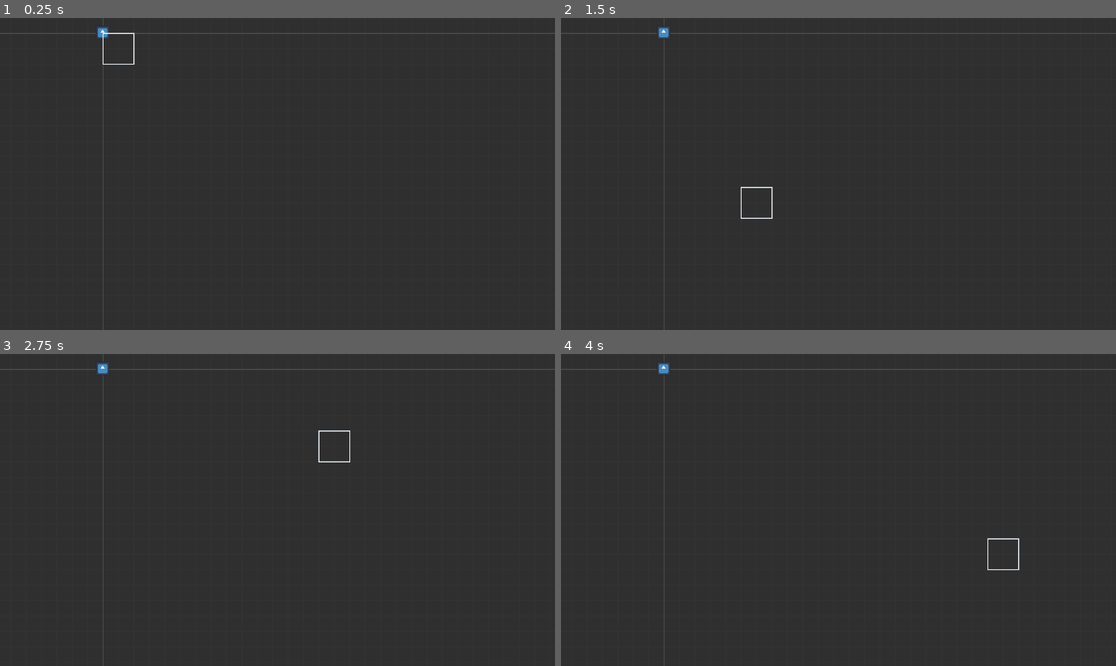
Above: before the commit, frames 1-4 (two rows, left to right).
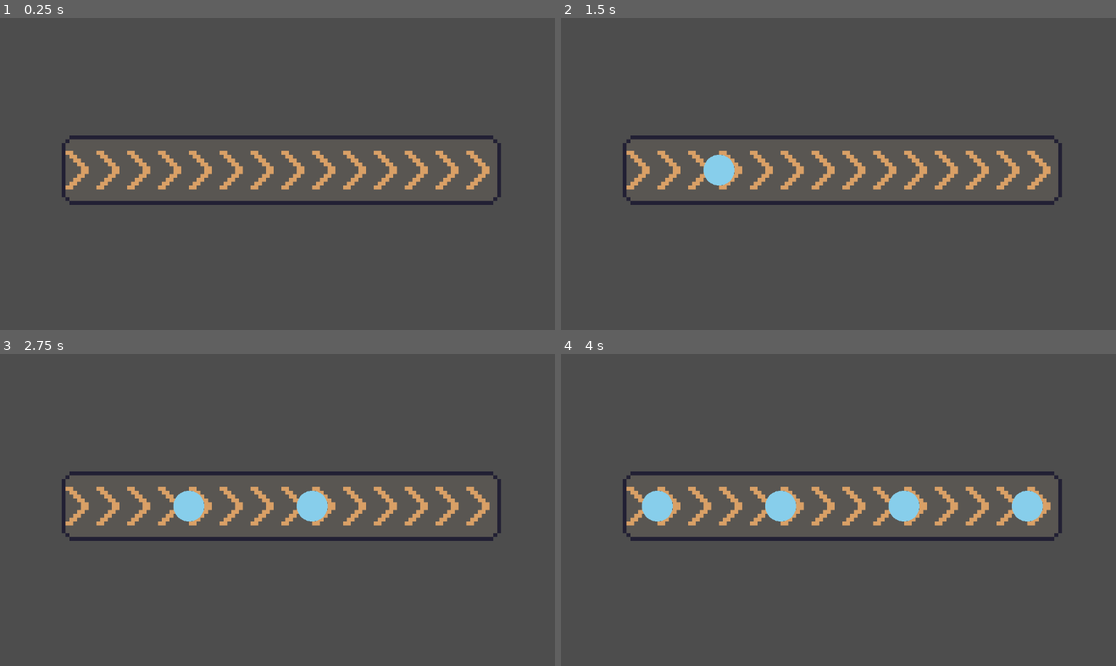
Above: after the commit, the same moments.

Repository: JACKADUX/godot-Factorio
Game: Godot game, scene res://modules/test/belt_test.tscn
Two runs of this game, one before a commit and one after it. Both use one fixed random seed, a clock stepped at 60 frames per second and the inputs below. Before the commit the project starts from res://scenes/world.tscn. The engine's default icon, where the game draws it, is replaced by a stand-in: a white triangle on a blue panel in a dark square.
Inputs (mouse positions are in pixels of both pictures, inside the frame that each line leads up to):
- Up to frame 1 (0.25 s): no input
- Up to frame 2 (1.5 s): tap Enter at 0.5 s; move the mouse to (960, 158) at 0.52 s; tap R at 0.6 s; click (960, 158) at 0.67 s; tap Space at 0.77 s; drag from (727, 189) to (810, 236) at 1.27 s
- Up to frame 3 (2.75 s): move the mouse to (333, 441) at 2.02 s; hold Ctrl from 2.03 s (still down); click (333, 441) at 2.17 s; tap R at 2.3 s
- Up to frame 4 (4 s): release Ctrl at 2.75 s; drag from (810, 572) to (672, 463) at 2.77 s; move the mouse to (1005, 556) at 3.52 s; tap R at 3.6 s; click (1005, 556) at 3.67 s; tap Space at 3.77 s

The runs differ from the first frame. In frame 1, 97% of the frame differs, in the area x 0-100%, y 0-100%; in frame 2, 97%; in frame 3, 97%; in frame 4, 97%.

Commit message:
transport belt test

Diff:
--- a/Factorio/components/easy_graph_editor/components/eg_rect.gd
+++ b/Factorio/components/easy_graph_editor/components/eg_rect.gd
@@ -19,7 +19,8 @@
 	if fill:
 		draw_rect(rect, fill_color, true)
 	if outline:
-		draw_rect(rect, outline_color, false, outline_width/_eg_camera.zoom.x)
+		var zoom = outline_width/_eg_camera.zoom.x if _eg_camera else 1
+		draw_rect(rect, outline_color, false, zoom)
 
 func set_rect(rect:Rect2):
 	self.rect = rect
--- /dev/null
+++ b/Factorio/modules/entities/transport_belt.gd
@@ -0,0 +1,94 @@
+class_name TransportBelt extends Node2D
+
+var items = []
+
+var maxstore = 5
+var belt_speed = 1 # i/s
+var time_spent = 1/float(belt_speed)  # 0.125 s/i
+var part_time = time_spent/4.0
+
+@onready var speed = Globals.GridSize/ time_spent  # 320 px/s
+
+var direction := Vector2i(1,0)  # X+
+var all_stucked = false
+
+@export var next_belt:TransportBelt
+
+@onready var font = FontFile.new()
+
+class BeltItem:
+	var item
+	var time
+	var stucked := false
+	func _init(_item):
+		item = _item
+		time = 0
+
+	func update(delta):
+		time += delta
+
+func _ready():
+	pass
+	#input(Enums.Items.Coal)
+
+func _process(delta):
+	to_next()
+	update(delta)
+
+
+func update(delta):
+	# FIXME: 会有像素抖动
+	if all_stucked:
+		return
+	var stuck_count = 0
+	var last_time = time_spent
+	for belt_item in items:
+		if last_time < part_time+delta:
+			# 防止重叠
+			continue
+		belt_item.update(delta)
+		var aim_time = time_spent-stuck_count*part_time
+		if belt_item.time > aim_time:
+			belt_item.time = aim_time
+			belt_item.stucked = true
+			stuck_count += 1
+		last_time = belt_item.time
+	if stuck_count == maxstore:
+		all_stucked = true
+	queue_redraw()
+
+func to_next():
+	if not items or not next_belt:
+		return
+	var belt_item = items[0]
+	if belt_item.time == time_spent and next_belt.allow_input():
+		next_belt.input(output(belt_item))
+
+func allow_input():
+	return items.size() < maxstore and not all_stucked
+
+func input(item):
+	if not allow_input():
+		return false
+	items.append(BeltItem.new(item))
+	return true
+
+func output(belt_item):
+	items.erase(belt_item)
+	all_stucked = false
+	return belt_item.item
+
+func _draw():
+	var mid = Globals.GridSize*0.5
+	var hide_next = false
+	for belt_item in items:
+		if hide_next:
+			continue
+		if belt_item.time < part_time:
+			hide_next = true
+		var duration = belt_item.time/time_spent
+		var x = lerp(0, Globals.GridSize, duration)
+		draw_circle(Vector2(x, mid), 4, Color.SKY_BLUE)
+		#var rect = Rect2(Vector2(x-4, mid-4), Vector2(8,8))
+		#draw_rect(rect, Color.SKY_BLUE, true)
+		#draw_string(font, global_position, ("%.3f" % (belt_item.time)) ,HORIZONTAL_ALIGNMENT_LEFT)
--- /dev/null
+++ b/Factorio/modules/entities/transport_belt.tscn
@@ -0,0 +1,6 @@
+[gd_scene load_steps=2 format=3 uid="uid://1s2m3jiquf7u"]
+
+[ext_resource type="Script" path="res://modules/entities/transport_belt.gd" id="1_shuim"]
+
+[node name="TransportBelt" type="Node2D"]
+script = ExtResource("1_shuim")
--- /dev/null
+++ b/Factorio/modules/test/belt_test.gd
@@ -0,0 +1,22 @@
+extends Node2D
+
+@onready var transport_belt = $TransportBelt
+
+@onready var debug_draw = $Node
+@onready var tile_map = $TileMap
+
+func _ready():
+
+	var tile_set = tile_map.tile_set as TileSet
+	var tile_source = tile_set.get_source(0)
+	tile_source.set_tile_animation_speed(Vector2i(0,0), transport_belt.speed)
+	tile_source.set_tile_animation_speed(Vector2i(0,1), transport_belt.speed)
+	tile_source.set_tile_animation_speed(Vector2i(0,2), transport_belt.speed)
+	tile_source.set_tile_animation_speed(Vector2i(0,3), transport_belt.speed)
+
+
+
+
+
+func _on_timer_timeout():
+	transport_belt.input(Enums.Items.Coal)
--- /dev/null
+++ b/Factorio/modules/test/belt_test.tscn
@@ -0,0 +1,38 @@
+[gd_scene load_steps=5 format=3 uid="uid://cy8rxn8ap1i2u"]
+
+[ext_resource type="Script" path="res://modules/test/belt_test.gd" id="1_trugb"]
+[ext_resource type="PackedScene" uid="uid://1s2m3jiquf7u" path="res://modules/entities/transport_belt.tscn" id="2_e3as0"]
+[ext_resource type="Script" path="res://modules/test/draw_items.gd" id="3_c1ln4"]
+[ext_resource type="TileSet" uid="uid://bhq1k4ap1rxcw" path="res://resource/tilemap_belt.tres" id="4_bu1av"]
+
+[node name="BeltTest" type="Node2D"]
+script = ExtResource("1_trugb")
+
+[node name="TileMap" type="TileMap" parent="."]
+tile_set = ExtResource("4_bu1av")
+rendering_quadrant_size = 32
+format = 2
+layer_0/tile_data = PackedInt32Array(65537, 0, 0, 65538, 0, 0, 65539, 0, 0, 65536, 0, 2, 65540, 0, 3)
+
+[node name="TransportBelt" parent="." node_paths=PackedStringArray("next_belt") instance=ExtResource("2_e3as0")]
+position = Vector2(32, 32)
+next_belt = NodePath("../TransportBelt2")
+
+[node name="TransportBelt2" parent="." node_paths=PackedStringArray("next_belt") instance=ExtResource("2_e3as0")]
+position = Vector2(64, 32)
+next_belt = NodePath("../TransportBelt3")
+
+[node name="TransportBelt3" parent="." instance=ExtResource("2_e3as0")]
+position = Vector2(96, 32)
+
+[node name="Node" type="Node2D" parent="."]
+script = ExtResource("3_c1ln4")
+
+[node name="Camera2D" type="Camera2D" parent="."]
+position = Vector2(79, 49)
+zoom = Vector2(8, 8)
+
+[node name="Timer" type="Timer" parent="."]
+autostart = true
+
+[connection signal="timeout" from="Timer" to="." method="_on_timer_timeout"]
--- /dev/null
+++ b/Factorio/modules/test/draw_items.gd
@@ -0,0 +1,9 @@
+extends Node2D
+
+
+func _ready():
+	add_to_group("debug_draw")
+
+
+func _process(delta):
+	queue_redraw()
--- /dev/null
+++ b/Factorio/modules/tools/belt_tool/belt_tool.gd
@@ -0,0 +1,81 @@
+class_name BeltTool extends BuildingTool
+
+@onready var debug_draw = $DebugDraw
+@onready var tile_map = $TileMap
+
+
+const Rotate0 = 0
+const Rotate90 = TileSetAtlasSource.TRANSFORM_FLIP_H | TileSetAtlasSource.TRANSFORM_TRANSPOSE
+const Rotate180 = TileSetAtlasSource.TRANSFORM_FLIP_H | TileSetAtlasSource.TRANSFORM_FLIP_V
+const Rotate270 = TileSetAtlasSource.TRANSFORM_FLIP_V | TileSetAtlasSource.TRANSFORM_TRANSPOSE
+
+var tile_rotations = [Rotate0, Rotate90, Rotate180, Rotate270]
+var direction_index = 0  # 0 90 180 270
+var directions =[Vector2i(1,0), Vector2i(0,1), Vector2i(-1,0), Vector2i(0,-1)]
+var direction = directions[direction_index]
+var linelist = []
+var start_grid
+
+func _ready():
+	super()
+	debug_draw.draw.connect(_on_draw)
+
+func _unhandled_key_input(event):
+	if event is InputEventKey:
+		if event.is_pressed() and event.keycode == KEY_R:
+			direction_index = (direction_index+1) %4
+			direction = directions[direction_index]
+			debug_draw.queue_redraw()
+
+func just_pressed(mih:MouseInputHandler):
+	if mih.button_index == MOUSE_BUTTON_LEFT:
+		start_grid = mouse_grid_position+half_grid
+		add_belt()
+	if mih.button_index == MOUSE_BUTTON_RIGHT:
+		remove_belt()
+
+func pressed_and_move(mih:MouseInputHandler):
+	if mih.button_index == MOUSE_BUTTON_LEFT:
+		add_belt()
+	if mih.button_index == MOUSE_BUTTON_RIGHT:
+		remove_belt()
+
+func just_released(mih:MouseInputHandler):
+	pass
+
+func hovered(mih:MouseInputHandler):
+	debug_draw.queue_redraw()
+
+
+
+func add_belt():
+	var pos = mouse_grid_position+half_grid
+	if direction.x == 0:
+		pos.x = start_grid.x
+	if direction.y == 0:
+		pos.y = start_grid.y
+	if pos in linelist:
+		return
+	linelist.append([pos, direction])
+	debug_draw.queue_redraw()
+
+	#tile_map.set_cell(0, Vector2i(floor(pos/Globals.GridSize))-direction, 0, Vector2i(0,2), tile_rotations[direction_index])
+	tile_map.set_cell(0, floor(pos/Globals.GridSize), 0, Vector2i(0,0), tile_rotations[direction_index])
+	#tile_map.set_cell(0, Vector2i(floor(pos/Globals.GridSize))+direction, 0, Vector2i(0,3), tile_rotations[direction_index])
+
+func remove_belt():
+	linelist = []
+	var pos = mouse_grid_position+half_grid
+	tile_map.set_cell(-1, floor(pos/Globals.GridSize), -1)
+	debug_draw.queue_redraw()
+
+func _draw_arrow(pos, dir:Vector2):
+	var to = pos+dir*half_grid
+	debug_draw.draw_line(pos-dir*half_grid, to, Color.AZURE, 1, true)
+	debug_draw.draw_line(to, to-dir.rotated(deg_to_rad(45))*half_grid*0.5, Color.AZURE, 1, true)
+	debug_draw.draw_line(to, to-dir.rotated(deg_to_rad(-45))*half_grid*0.5, Color.AZURE, 1, true)
+
+func _on_draw():
+	#for p in linelist:
+	#	_draw_arrow(p[0], p[1])
+	_draw_arrow(mouse_grid_position+half_grid, direction)
--- /dev/null
+++ b/Factorio/modules/tools/belt_tool/belt_tool.tscn
@@ -0,0 +1,17 @@
+[gd_scene load_steps=4 format=3 uid="uid://bejkmof161xor"]
+
+[ext_resource type="PackedScene" uid="uid://byvm14xi466pq" path="res://modules/tools/building_tool.tscn" id="1_l3e2i"]
+[ext_resource type="Script" path="res://modules/tools/belt_tool/belt_tool.gd" id="2_u23hp"]
+[ext_resource type="TileSet" uid="uid://bhq1k4ap1rxcw" path="res://resource/tilemap_belt.tres" id="3_kifyv"]
+
+[node name="BeltTool" instance=ExtResource("1_l3e2i")]
+script = ExtResource("2_u23hp")
+
+[node name="DebugDraw" type="Node2D" parent="." index="1"]
+z_index = 99
+
+[node name="TileMap" type="TileMap" parent="." index="2"]
+tile_set = ExtResource("3_kifyv")
+rendering_quadrant_size = 32
+format = 2
+layer_0/name = "belt"
--- a/Factorio/modules/tools/building_tool.gd
+++ b/Factorio/modules/tools/building_tool.gd
@@ -1,11 +1,13 @@
 class_name BuildingTool extends EGBaseTool
 
-@onready var building_tool_area = $BuildingToolArea
+@onready var building_tool_area := $BuildingToolArea as Node2D
 
-var grid_index:Vector2i
-var grid_position:Vector2
+@onready var half_grid = Globals.GridSizeV*0.5
 
-var building_gird_size:Vector2i = Vector2i(2,2)
+var mouse_grid_index:Vector2i
+var mouse_grid_position:Vector2
+
+@export var building_gird_size:Vector2i = Vector2i(1,1)
 var building_grid_index:Vector2i
 var building_grid_position:Vector2
 
@@ -13,8 +15,8 @@
 	building_tool_area.set_rect(Rect2(Vector2.ZERO, building_gird_size*Globals.GridSize))
 
 func handle_mouse_input(mih:MouseInputHandler):
-	grid_index = floor(mih.current_position/Globals.GridSize)
-	grid_position = grid_index*Globals.GridSize
+	mouse_grid_index = floor(mih.current_position/Globals.GridSize)
+	mouse_grid_position = mouse_grid_index*Globals.GridSize
 	building_grid_index = get_building_index(mih.current_position)
 	building_grid_position = building_grid_index*Globals.GridSize
 	building_tool_area.global_position = building_grid_position
@@ -22,11 +24,11 @@
 
 
 func get_building_index(position:Vector2) -> Vector2:
-	var index = grid_index-building_gird_size/2
+	var index = mouse_grid_index-building_gird_size/2
 	if building_gird_size.x % 2 == 0:
-		if position.x > (grid_index.x+ 0.5)*Globals.GridSize:
-			index.x = grid_index.x -(building_gird_size.x/2-1)
+		if position.x > (mouse_grid_index.x+ 0.5)*Globals.GridSize:
+			index.x = mouse_grid_index.x -(building_gird_size.x/2-1)
 	if building_gird_size.y % 2 == 0:
-		if position.y > (grid_index.y+ 0.5)*Globals.GridSize :
-			index.y = grid_index.y -(building_gird_size.y/2-1)
+		if position.y > (mouse_grid_index.y+ 0.5)*Globals.GridSize :
+			index.y = mouse_grid_index.y -(building_gird_size.y/2-1)
 	return index
--- /dev/null
+++ b/Factorio/modules/tools/building_tool.tscn
@@ -0,0 +1,12 @@
+[gd_scene load_steps=3 format=3 uid="uid://byvm14xi466pq"]
+
+[ext_resource type="Script" path="res://modules/tools/building_tool.gd" id="1_k5q7v"]
+[ext_resource type="Script" path="res://components/easy_graph_editor/components/eg_rect.gd" id="2_pxaka"]
+
+[node name="BuildingTool" type="Node"]
+script = ExtResource("1_k5q7v")
+
+[node name="BuildingToolArea" type="Node2D" parent="."]
+script = ExtResource("2_pxaka")
+rect = Rect2(0, 0, 96, 96)
+outline = true
--- a/Factorio/project.godot
+++ b/Factorio/project.godot
@@ -11,10 +11,18 @@
 [application]
 
 config/name="Factorio"
-run/main_scene="res://scenes/world.tscn"
+run/main_scene="res://modules/test/belt_test.tscn"
 config/features=PackedStringArray("4.2", "Forward Plus")
 config/icon="res://icon.svg"
 
 [autoload]
 
 Globals="*res://globals/globals.gd"
+
+[display]
+
+window/stretch/scale_mode="integer"
+
+[rendering]
+
+textures/canvas_textures/default_texture_filter=0
--- /dev/null
+++ b/Factorio/resource/tilemap_belt.tres
@@ -0,0 +1,50 @@
+[gd_resource type="TileSet" load_steps=3 format=3 uid="uid://bhq1k4ap1rxcw"]
+
+[ext_resource type="Texture2D" uid="uid://cg2rvqfek4ntv" path="res://resource/tilemap-belt-animation-Sheet.png" id="1_hrtfn"]
+
+[sub_resource type="TileSetAtlasSource" id="TileSetAtlasSource_eoy2y"]
+texture = ExtResource("1_hrtfn")
+texture_region_size = Vector2i(32, 32)
+0:0/animation_columns = 8
+0:0/animation_frame_0/duration = 1.0
+0:0/animation_frame_1/duration = 1.0
+0:0/animation_frame_2/duration = 1.0
+0:0/animation_frame_3/duration = 1.0
+0:0/animation_frame_4/duration = 1.0
+0:0/animation_frame_5/duration = 1.0
+0:0/animation_frame_6/duration = 1.0
+0:0/animation_frame_7/duration = 1.0
+0:0/0 = 0
+0:1/animation_columns = 8
+0:1/animation_frame_0/duration = 1.0
+0:1/animation_frame_1/duration = 1.0
+0:1/animation_frame_2/duration = 1.0
+0:1/animation_frame_3/duration = 1.0
+0:1/animation_frame_4/duration = 1.0
+0:1/animation_frame_5/duration = 1.0
+0:1/animation_frame_6/duration = 1.0
+0:1/animation_frame_7/duration = 1.0
+0:1/0 = 0
+0:2/animation_columns = 8
+0:2/animation_frame_0/duration = 1.0
+0:2/animation_frame_1/duration = 1.0
+0:2/animation_frame_2/duration = 1.0
+0:2/animation_frame_3/duration = 1.0
+0:2/animation_frame_4/duration = 1.0
+0:2/animation_frame_5/duration = 1.0
+0:2/animation_frame_6/duration = 1.0
+0:2/animation_frame_7/duration = 1.0
+0:2/0 = 0
+0:3/animation_frame_0/duration = 1.0
+0:3/animation_frame_1/duration = 1.0
+0:3/animation_frame_2/duration = 1.0
+0:3/animation_frame_3/duration = 1.0
+0:3/animation_frame_4/duration = 1.0
+0:3/animation_frame_5/duration = 1.0
+0:3/animation_frame_6/duration = 1.0
+0:3/animation_frame_7/duration = 1.0
+0:3/0 = 0
+
+[resource]
+tile_size = Vector2i(32, 32)
+sources/0 = SubResource("TileSetAtlasSource_eoy2y")
--- a/Factorio/scenes/world.tscn
+++ b/Factorio/scenes/world.tscn
@@ -1,24 +1,17 @@
-[gd_scene load_steps=5 format=3 uid="uid://cntr6xfnip6nc"]
+[gd_scene load_steps=4 format=3 uid="uid://cntr6xfnip6nc"]
 
 [ext_resource type="PackedScene" uid="uid://diqx4wj04agyr" path="res://components/easy_graph_editor/eg_editor.tscn" id="1_kw6c3"]
-[ext_resource type="Script" path="res://modules/tools/building_tool.gd" id="2_0maqw"]
+[ext_resource type="PackedScene" uid="uid://bejkmof161xor" path="res://modules/tools/belt_tool/belt_tool.tscn" id="2_5pjbn"]
 [ext_resource type="Texture2D" uid="uid://bgpcy1wmkqrf3" path="res://icon.svg" id="3_j5t1p"]
-[ext_resource type="Script" path="res://components/easy_graph_editor/components/eg_rect.gd" id="3_xtcus"]
 
-[node name="Node2D" type="Node2D"]
+[node name="World" type="Node2D"]
 
 [node name="EGEditor" parent="." instance=ExtResource("1_kw6c3")]
 
 [node name="EGGrid" parent="EGEditor" index="3"]
 larg_grid = Vector2(1024, 1024)
 
-[node name="BuildingTool" type="Node" parent="EGEditor/EGToolsManager" index="0"]
-script = ExtResource("2_0maqw")
-
-[node name="BuildingToolArea" type="Node2D" parent="EGEditor/EGToolsManager/BuildingTool"]
-script = ExtResource("3_xtcus")
-rect = Rect2(0, 0, 96, 96)
-outline = true
+[node name="BeltTool" parent="EGEditor/EGToolsManager" index="0" instance=ExtResource("2_5pjbn")]
 
 [node name="Icon" type="Sprite2D" parent="."]
 position = Vector2(-1, -2)
Binary file added: Factorio/resource/tilemap-belt-animation-Sheet.png
Not shown, added: Factorio/resource/tilemap-belt-animation-Sheet.png.import
Binary file added: Factorio/resource/tilemap-belt-animation.ase
Binary file added: Factorio/resource/tilemap-belt.png
Not shown, added: Factorio/resource/tilemap-belt.png.import
Binary file added: Factorio/resource/tilemap.aseprite
Not shown, added: Factorio/modules/entities/traD66.tmp
